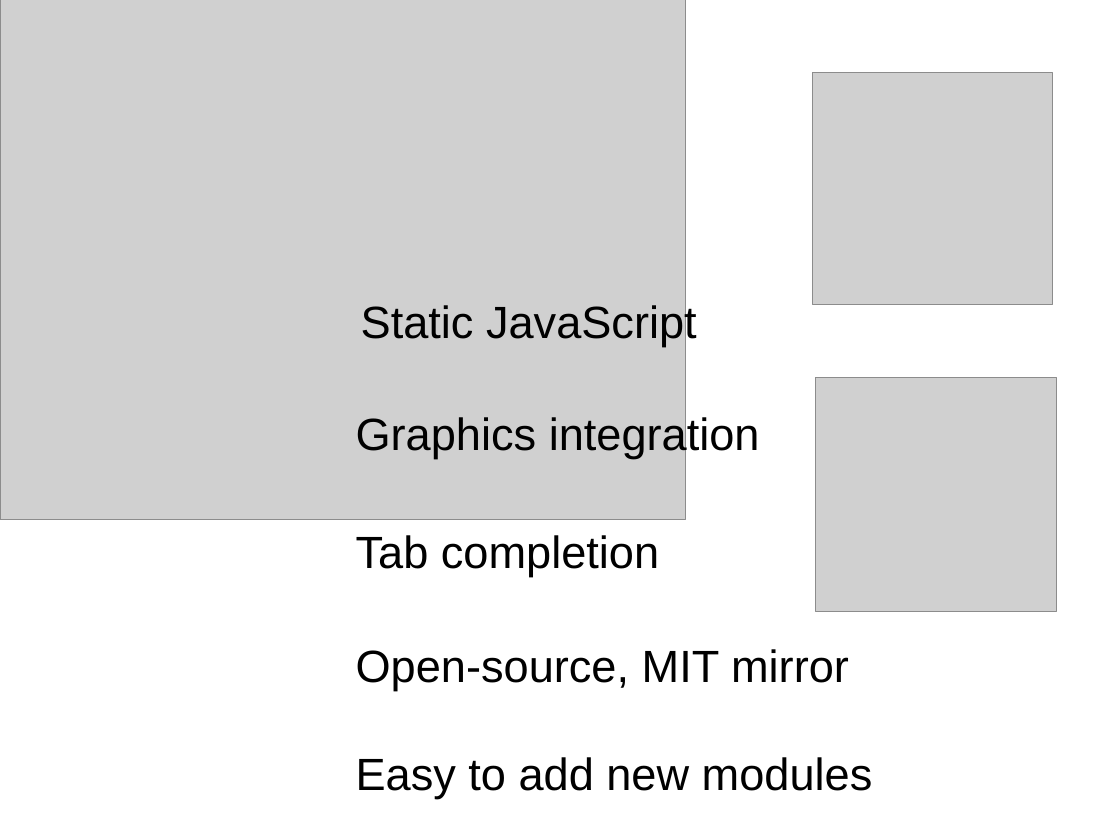
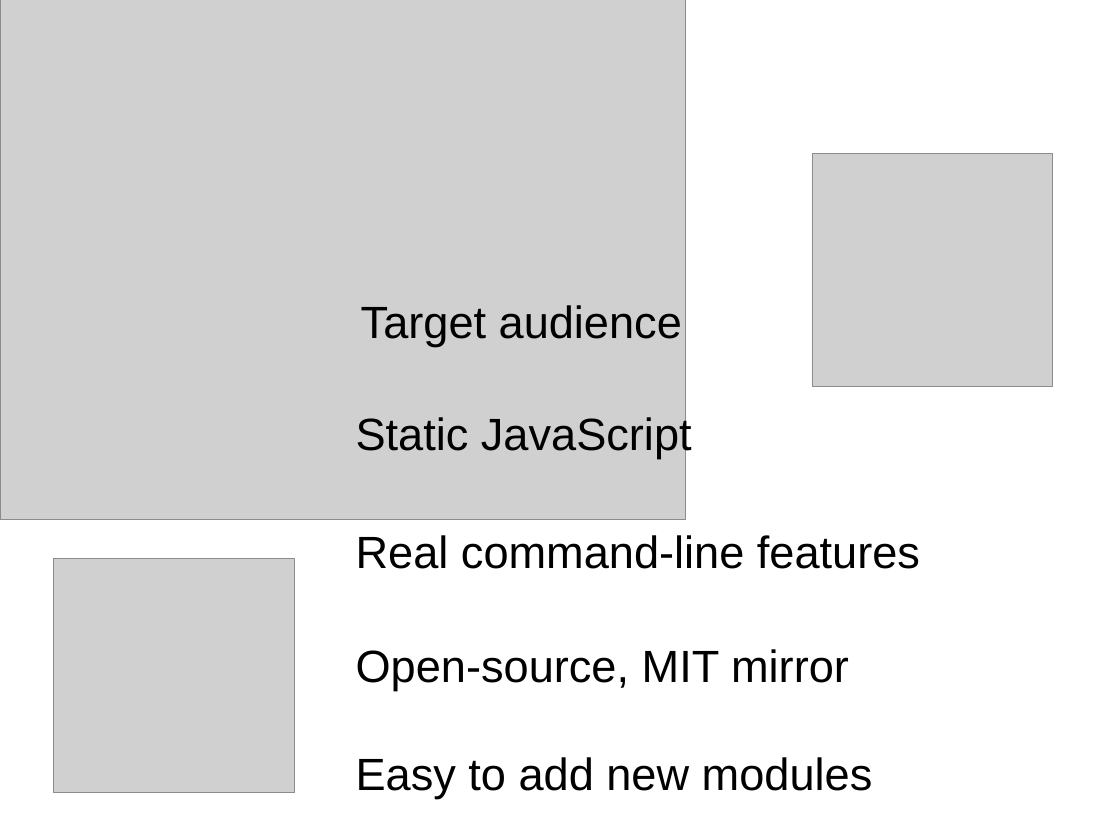
Before and after one commit to sayuriirina/Terminus, a slide deck: slide 5 of docs/icampus_final_round_pres.ppt. Drawn at 1120x840 pixels with LibreOffice and Linux fonts; fonts in the diff are those of the drawing; grey boxes stand for pictures. Boxes give left, top, right and bottom in pixels: in the first picture for what was removed or moved away, otherwise in the second. Text is boxed around its words. In the diff, an @@ line names an element or a change of style, - is before the commit and + after.

```diff
--- a/docs/icampus_final_round_pres.ppt
+++ b/docs/icampus_final_round_pres.ppt
@@ picture: place and size @@
-picture at (813, 72, 1053, 305)
+picture at (813, 153, 1053, 386)
@@ text at (361, 305, 682, 347): text changed @@
-Static JavaScript
+Target audience
@@ text at (356, 414, 692, 458): text changed @@
-Graphics integration
+Static JavaScript
@@ text at (356, 535, 920, 569): text changed @@
-Tab completion
+Real command-line features
@@ picture: place and size @@
-picture at (816, 378, 1057, 612)
+picture at (54, 559, 295, 793)
```
Also in this commit, not shown: 2 other slides changed, 3 other files.
